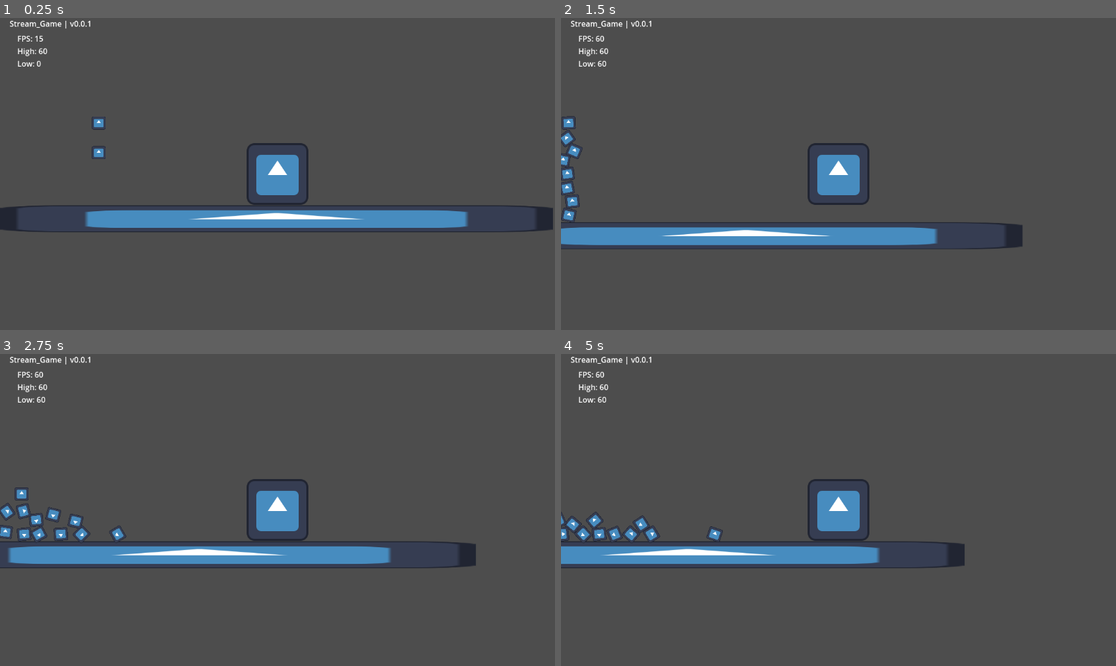
Above: before the commit, frames 1-4 (two rows, left to right).
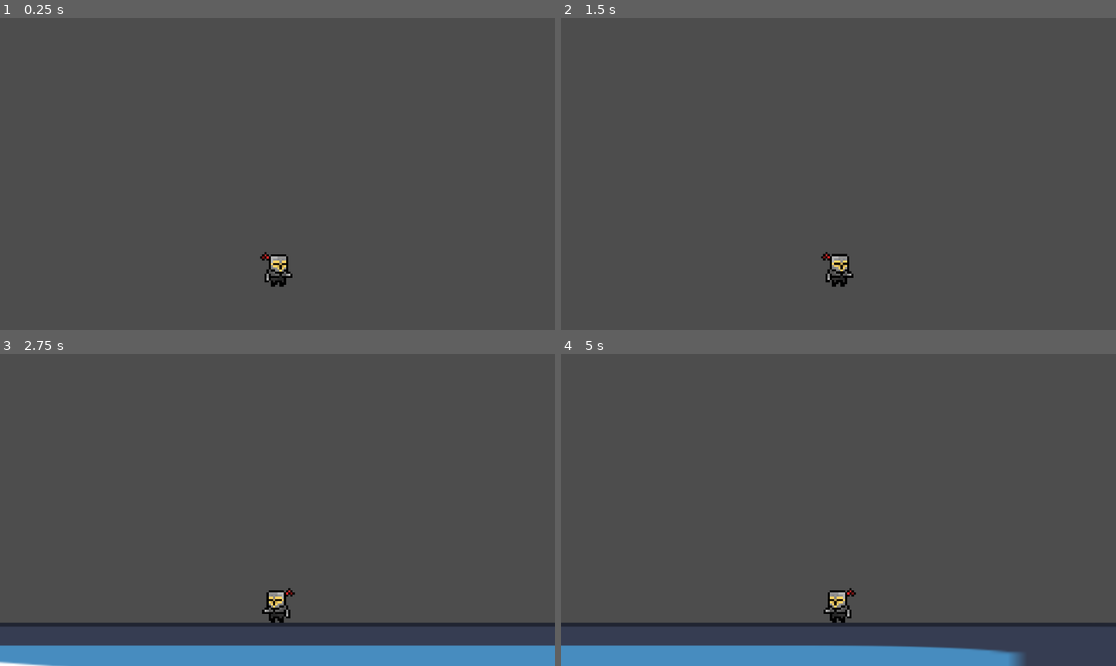
Above: after the commit, the same moments.

Repository: Schweem/CycleTwo
Game: Godot game, scene res://scenes/world_test.tscn
The game is run twice, just before and just after one commit, with the same random seed, the same clock (stepped at 60 frames per second) and the same inputs. The engine's default icon, where the game draws it, is replaced by a stand-in: a white triangle on a blue panel in a dark square.
Inputs:
- Up to frame 1 (0.25 s): no input
- Up to frame 2 (1.5 s): tap Enter at 0.5 s; hold Right (right) from 0.53 s (still down); tap Space (jump) at 0.6, 0.77, 1.07, 1.35 s
- Up to frame 3 (2.75 s): tap Space (jump) at 1.52, 1.82, 2.1 s; release Right (right) at 2.03 s; hold Left (left) from 2.03 s (still down)
- Up to frame 4 (5 s): release Left (left) at 2.78 s; hold Right (right) 2.78-4.28 s; tap Space (jump) at 2.85, 3.02, 3.32, 3.6, 3.77, 4.07, 4.35, 4.52, 4.82 s; hold Left (left) from 4.28 s (still down)

The runs differ from the first frame. In frame 1, 7.0% of the frame differs, in the area x 0-100%, y 0-87%; in frame 2, 7.2%; in frame 3, 15%, in the area x 0-100%, y 0-100%; in frame 4, 13%.

Commit message:
Basic player features, added simple sprite and flipping

Diff:
--- a/prefabs/player_character.tscn
+++ b/prefabs/player_character.tscn
@@ -1,19 +1,22 @@
 [gd_scene load_steps=4 format=3 uid="uid://btppsxypre06b"]
 
 [ext_resource type="Script" uid="uid://dl6bfkun3w4gq" path="res://scripts/player_controller.gd" id="1_6r27q"]
-[ext_resource type="Texture2D" uid="uid://cg2qnh6h001o3" path="res://assets/icon.svg" id="2_kww55"]
+[ext_resource type="Texture2D" uid="uid://dmtockdfhi14o" path="res://assets/sprites/testPlayer.png" id="2_js7ph"]
 
 [sub_resource type="RectangleShape2D" id="RectangleShape2D_puv4i"]
-size = Vector2(135, 131)
+size = Vector2(12, 15)
 
 [node name="playerCharacter" type="CharacterBody2D"]
 script = ExtResource("1_6r27q")
 
 [node name="Camera2D" type="Camera2D" parent="."]
+position = Vector2(0, -44)
+zoom = Vector2(4.5, 4.5)
 
 [node name="boxCollider" type="CollisionShape2D" parent="."]
-position = Vector2(-0.5, -0.5)
+position = Vector2(0, 0.5)
 shape = SubResource("RectangleShape2D_puv4i")
 
 [node name="Sprite2D" type="Sprite2D" parent="."]
-texture = ExtResource("2_kww55")
+texture_filter = 1
+texture = ExtResource("2_js7ph")
--- a/scripts/player_controller.gd
+++ b/scripts/player_controller.gd
@@ -12,26 +12,39 @@
 # gravity from engine
 var gravity = ProjectSettings.get_setting("physics/2d/default_gravity")
 
+@onready var baseSprite : Sprite2D = $Sprite2D
+
 func _physics_process(delta: float) -> void:
 	# basic floor checks
 	if !is_on_floor():
 		velocity.y += gravity * delta
 
+	# Input controller handler
+	handle_inputs()
+	# Character body fun for applying motion
+	move_and_slide()
+
+# Simple helper to keep physics process cleaner
+func handle_inputs() -> void:
 	# simple jump, input handling
 	if Input.is_action_just_pressed("jump"):
 		if is_on_floor():
 			velocity.y = JUMP_SPEED
 
+	# variable jump height
 	if !is_on_floor():
 		if Input.is_action_just_released("jump"):
 			velocity.y = velocity.y / jump_res
 
 	# get direction, handle speed and apply it
 	var dir = Input.get_axis("left", "right")
+	if dir < 0:
+		baseSprite.flip_h = true
+	else:
+		baseSprite.flip_h = false
+
 	var speed : float = BASE_SPEED * speed_mult
 	if dir:
 		velocity.x = dir * speed
 	else:
 		velocity.x = move_toward(velocity.x, 0, speed)
-
-	move_and_slide()
Binary file added: assets/sprites/swordTest.png
Not shown, added: assets/sprites/swordTest.png.import
Binary file added: assets/sprites/testPlayer.png
Not shown, added: assets/sprites/testPlayer.png.import
